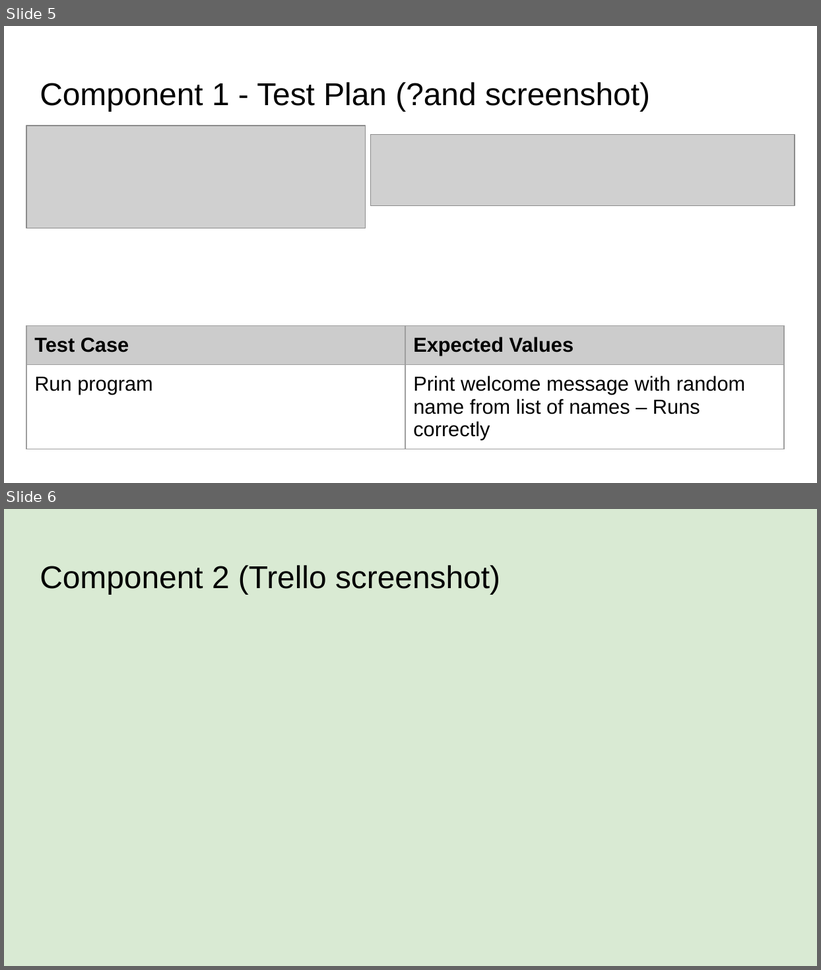
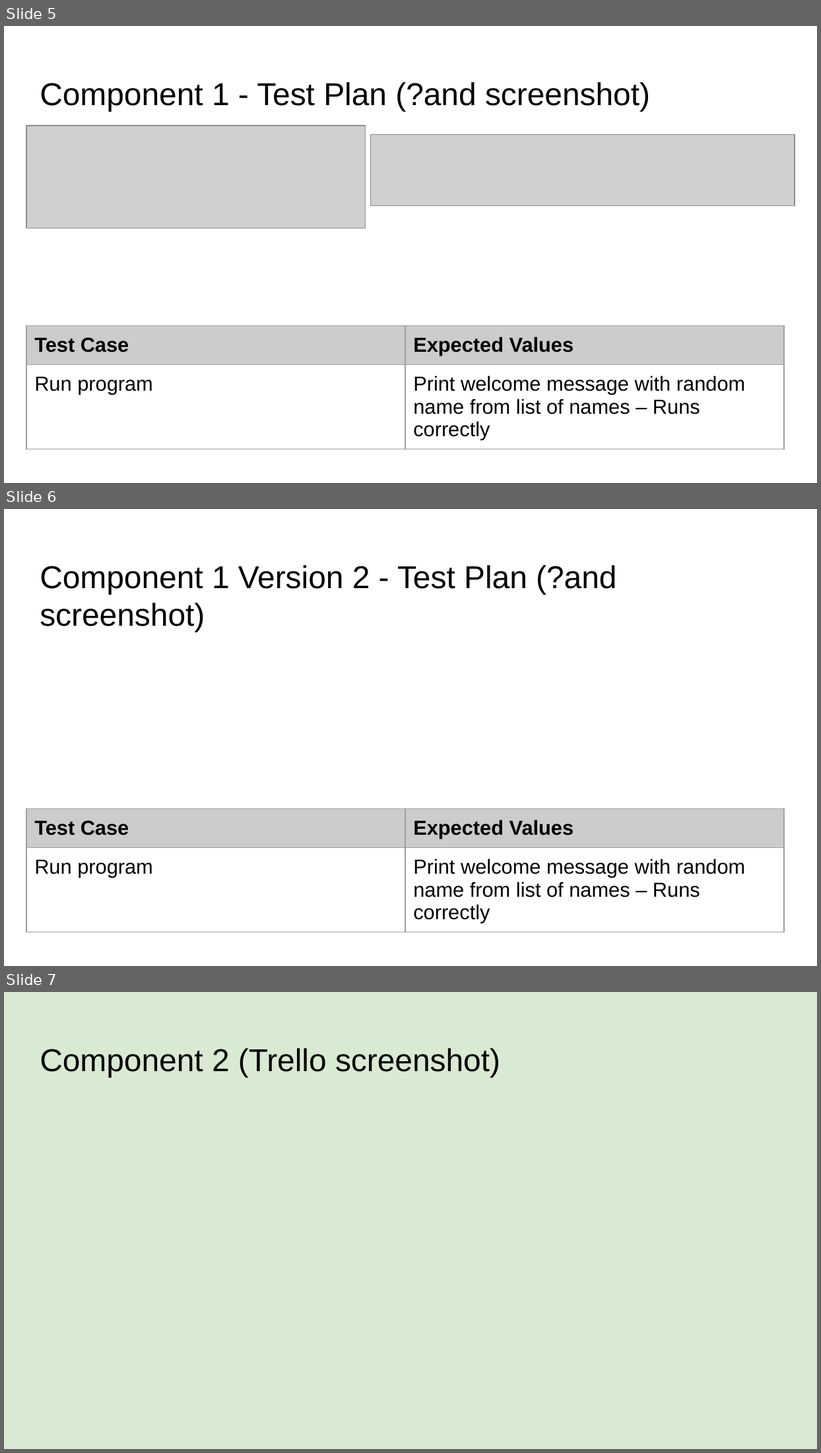
Before and after one commit to George7387/pizza_bot, a slide deck: 022_91893+_+91897+Documentation.pptx. Shown one above the other, each under a label of ours: slides 5 and 6 before the commit, slides 5, 6 and 7 after it. The pictures are 821x970 and 821x1453 pixels, drawn with LibreOffice and Linux fonts; fonts in the diff are those of the drawing; grey boxes stand for pictures. Boxes give left, top, right and bottom in pixels: in the first picture for what was removed or moved away, otherwise in the second. Text is boxed around its words. In the diff, an @@ line names an element or a change of style, - is before the commit and + after.

Commit message:
Created welcome v2
Changed the welcome message code into a function. Also created a main function to call welcome

```diff
--- a/022_91893+_+91897+Documentation.pptx
+++ b/022_91893+_+91897+Documentation.pptx
@@ slide 6 added at (4,509,817,966), background #FFFFFF @@
@@ title added at (40,565,616,632), 28 pt, text #000000 @@
+Component 1 Version 2 - Test Plan (?and screenshot)
@@ table added at (26,809,785,939), 2 rows, 2 columns @@
+Test Case | Expected Values
+Run program | Print welcome message with random name from list of names – Runs correctly
@@ what was slide 6 is now slide 7 @@
```
Also in this commit, not shown: 2 slides changed, 2 other files.
